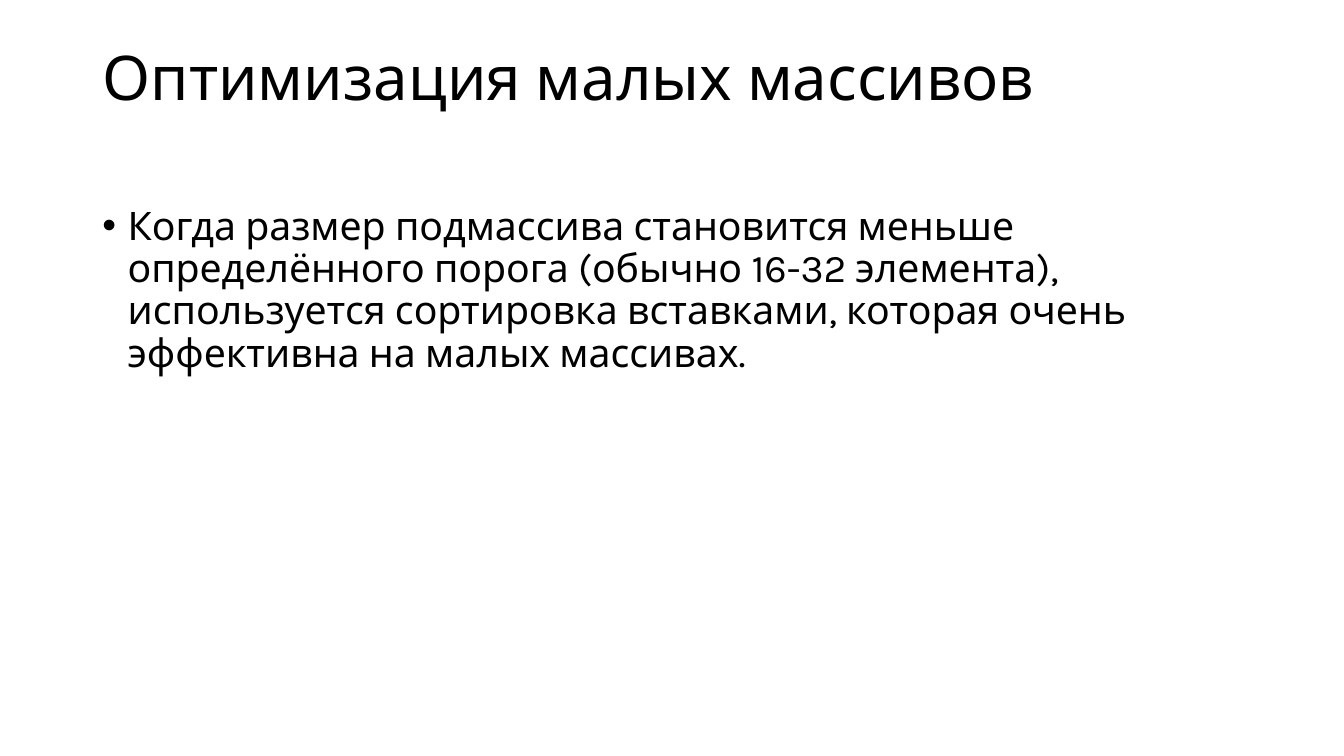
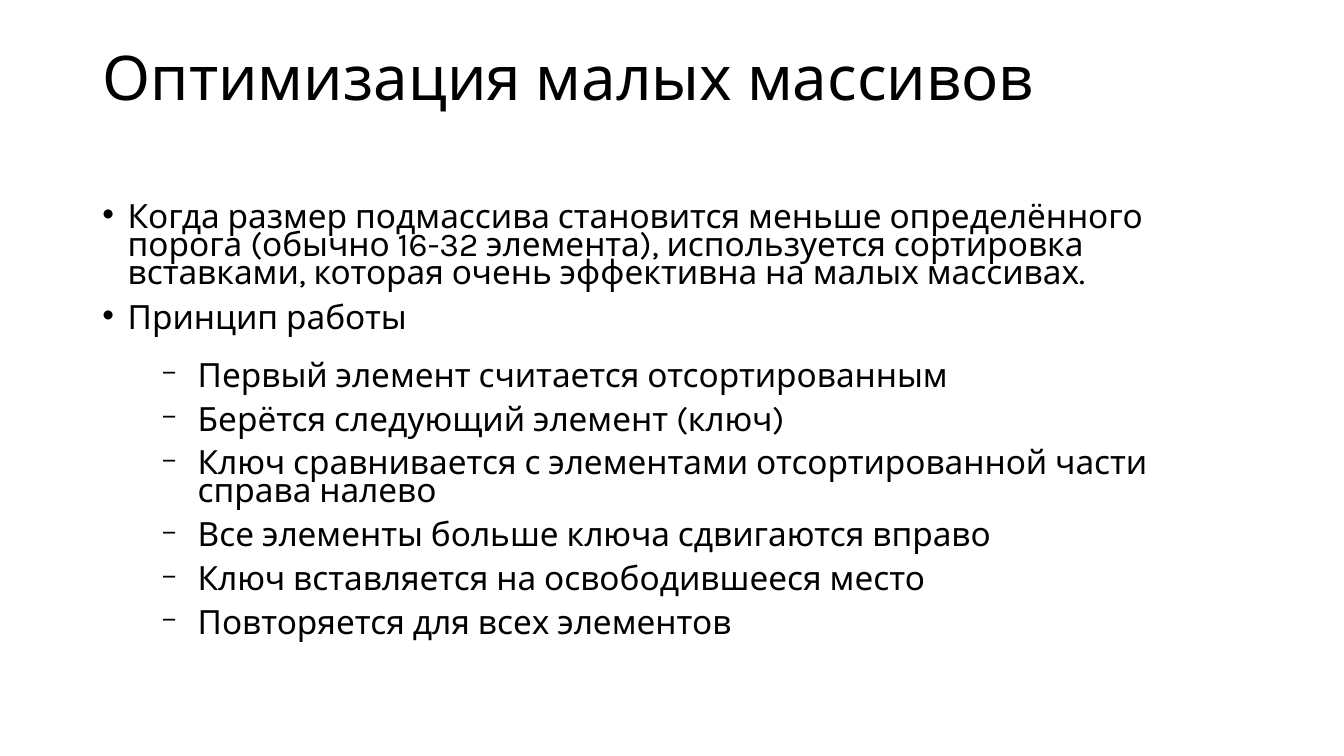
Before and after one commit to shafed/projects, a slide deck: slide 6 of cpp/4.5.pptx. Drawn at 1344x756 pixels with LibreOffice and Linux fonts; fonts in the diff are those of the drawing. Boxes give left, top, right and bottom in pixels: in the first picture for what was removed or moved away, otherwise in the second. Text is boxed around its words. In the diff, an @@ line names an element or a change of style, - is before the commit and + after.

```diff
--- a/cpp/4.5.pptx
+++ b/cpp/4.5.pptx
@@ text at bbox=[128, 203, 1143, 292]: size 28 to 23.8 pt in "Когда размер подмассива становится меньше определённого поро ..."; line spacing 0.9 to 0.7 @@
@@ text at bbox=[128, 303, 1147, 642]: paragraphs added @@
+• Принцип работы
+  − Первый элемент считается отсортированным
+  − Берётся следующий элемент (ключ)
+  − Ключ сравнивается с элементами отсортированной части справа налево
+  − Все элементы больше ключа сдвигаются вправо
+  − Ключ вставляется на освободившееся место
+  − Повторяется для всех элементов
```
Also in this commit, not shown: 2 other slides changed, 2 slides added, 1 slide removed, 15 other files.
